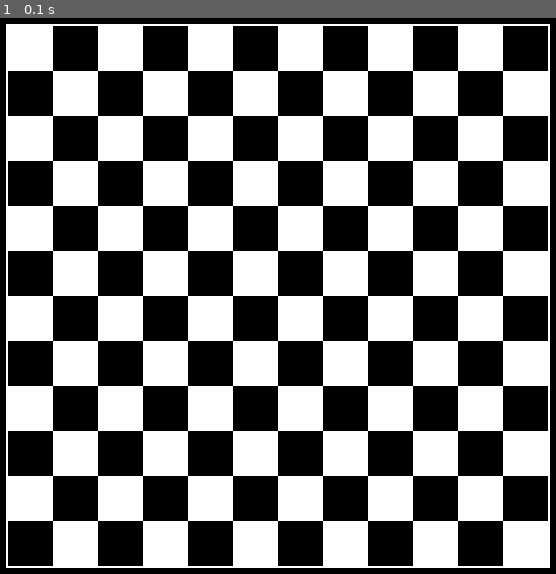
Above: before the commit, frame 1.
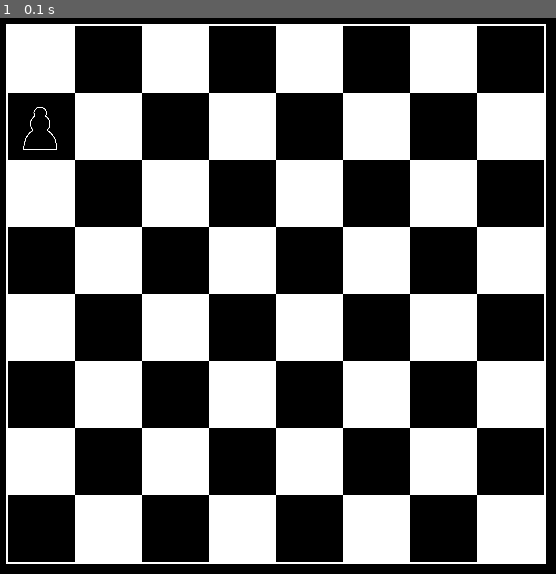
Above: after the commit, the same moment.

Repository: dprofe07/pygameChess
Game: pygame game, started from main.py
The game is run twice, just before and just after one commit, with the same random seed, the same clock (stepped at 60 frames per second) and the same inputs.
Inputs:
- Up to frame 1 (0.1 s): no input

The runs differ from the first frame. In frame 1, 48% of the frame differs, in the area x 1-99%, y 1-99%.

Commit message:
add figures, pawns

Diff:
--- a/board.py
+++ b/board.py
@@ -16,6 +16,7 @@
         self.hor_margin = 0
         self.cell_height = 0
         self.cell_width = 0
+        self.selected_cell = None
 
         self.screen_resized()
 
@@ -26,7 +27,17 @@
 
         for y in range(self.height):
             for x in range(self.width):
-                pygame.draw.rect(self.screen, self.cell(x, y).get_color(), [self.hor_margin + self.cell_width * x, self.vert_margin + self.cell_height * y, self.cell_width, self.cell_height])
+                img = self.cell(x, y).get_image()
+
+                self.screen.blit(
+                    img, img.get_rect(
+                        topleft=[
+                            self.hor_margin + self.cell_width * x,
+                            self.vert_margin + self.cell_height * y
+                        ]
+                    )
+                )
+
 
     def cell(self, x, y):
         return self.data[y][x]
@@ -46,3 +57,15 @@
 
         self.cell_width = (self.screen.get_width() - self.hor_margin * 2) // self.width
         self.cell_height = (self.screen.get_height() - self.vert_margin * 2) // self.height
+
+    def cell_by_coords(self, coords):
+        if (
+                coords[0] < self.hor_margin or
+                coords[1] < self.vert_margin or
+                coords[0] > self.hor_margin + (self.width * self.cell_width) or
+                coords[1] > self.vert_margin + (self.height * self.cell_height)
+        ):
+            return None
+        col = (coords[0] - self.hor_margin) // self.cell_width
+        row = (coords[1] - self.vert_margin) // self.cell_height
+        return self.cell(col, row)
--- a/cell.py
+++ b/cell.py
@@ -1,6 +1,6 @@
 import pygame
 
-from constants import WHITE_BOARD, BLACK_BOARD
+from constants import WHITE_BOARD, BLACK_BOARD, COLOR_CAN_GO
 
 
 class Cell:
@@ -8,10 +8,30 @@
         self.board = board
         self.row = row
         self.col = col
-        self.piece = None
+        self.figure = None
 
-    def get_color(self):
+    def get_image(self):
+        surf = pygame.surface.Surface((self.board.cell_width, self.board.cell_height))
         if (self.row + self.col) % 2 == 0:
-            return WHITE_BOARD
+            surf.fill(WHITE_BOARD)
         else:
-            return BLACK_BOARD
+            surf.fill(BLACK_BOARD)
+        if self.figure is not None:
+            surf.blit(self.figure.image, self.figure.image.get_rect(center=[surf.get_width() // 2, surf.get_height() // 2]))
+
+        if self.board.selected_cell is not None:
+            sel_cell = self.board.cell(*self.board.selected_cell)
+            if sel_cell.figure is not None and sel_cell.figure.can_move_to(self):
+                pygame.draw.circle(surf, COLOR_CAN_GO, [surf.get_width() //2, surf.get_height() // 2], surf.get_width() // 4)
+        return surf
+
+    @property
+    def width(self):
+        return self.board.cell_width
+
+    @property
+    def height(self):
+        return self.board.cell_height
+
+    def set_figure(self, figure):
+        self.figure = figure
--- a/constants.py
+++ b/constants.py
@@ -16,3 +16,6 @@
 
 WHITE_BOARD = Colors.WHITE
 BLACK_BOARD = Colors.BLACK
+
+
+COLOR_CAN_GO = [0, 127, 0]
--- /dev/null
+++ b/figures/figure.py
@@ -0,0 +1,29 @@
+import pygame
+
+from game import game
+
+
+class Figure:
+    def __init__(self, cell, name, img_path, player_id):
+        self.name = name
+        self.cell = cell
+        self.start_cell = cell
+        self.player_id = player_id
+        self.img_path = img_path
+
+    @property
+    def image(self):
+        img = pygame.image.load(self.img_path)
+
+        return pygame.transform.scale(img, [self.cell.width * 0.9, self.cell.height * 0.9])
+
+    def can_move_to(self, cell):
+        raise NotImplementedError()
+
+    def move_to(self, cell):
+        print('MOVE_TO()')
+        self.cell.figure = None
+        if cell.figure is not None:
+            game.figure_eaten(cell.figure)
+        cell.figure = self
+        self.cell = cell
--- /dev/null
+++ b/figures/pawn.py
@@ -0,0 +1,14 @@
+from figures.figure import Figure
+from game import game
+
+
+class Pawn(Figure):
+    def __init__(self, cell, player_id):
+        super().__init__(cell, 'Пешка', f'pics\\pawn_{game.get_color(player_id)}.png', player_id)
+
+    def can_move_to(self, cell):
+        delta_x = self.cell.col - cell.col
+        delta_y = self.cell.row - cell.row
+        if delta_x != 0 or delta_y != -1:
+            return False
+        return True
--- /dev/null
+++ b/game.py
@@ -0,0 +1,38 @@
+class Game:
+    def __init__(self):
+        self.black_player = 1
+        self.white_player = 2
+
+        self.board = None
+        self.continue_game = False
+
+        self.screen = None
+
+    def set_board(self, board):
+        self.board = board
+
+    def run(self):
+        if self.board is None:
+            print('Can\'t start game, game.board is None')
+            return
+        if self.screen is None:
+            print("Can't start game, game.screen is None")
+        self.continue_game = True
+
+    def set_screen(self, screen):
+        self.screen = screen
+
+    def stop(self):
+        self.continue_game = False
+
+    def get_color(self, player_id):
+        return {
+            self.white_player: 'white',
+            self.black_player: 'black'
+        }[player_id]
+
+    def figure_eaten(self, figure):
+        pass
+
+
+game = Game()
--- a/main.py
+++ b/main.py
@@ -4,21 +4,40 @@
 
 from constants import WIDTH, HEIGHT, BG
 from board import Board
+from figures.pawn import Pawn
+from game import game
 
 pygame.init()
 
+screen = pygame.display.set_mode((WIDTH, HEIGHT), pygame.RESIZABLE)
+game.set_screen(screen)
 
-screen = pygame.display.set_mode((WIDTH, HEIGHT), pygame.RESIZABLE)
+board = Board(screen, 8, 8, square_cells=True)
+game.set_board(board)
 
-game_continue = True
-board = Board(screen, 12, 12, square_cells=True)
+board.cell(0, 1).figure = Pawn(board.cell(0, 1), game.black_player)
 
-while game_continue:
+game.run()
+
+while game.continue_game:
     for evt in pygame.event.get():
         if evt.type == pygame.QUIT:
-            game_continue = False
+            game.stop()
         elif evt.type == pygame.WINDOWRESIZED:
             board.screen_resized()
+        elif evt.type == pygame.MOUSEBUTTONDOWN:
+            if evt.button == pygame.BUTTON_LEFT:
+                clicked_cell = board.cell_by_coords(evt.pos)
+                if board.selected_cell is None:
+                    if clicked_cell is None or clicked_cell.figure is None:
+                        board.selected_cell = None
+                    else:
+                        board.selected_cell = clicked_cell.col, clicked_cell.row
+                else:
+                    sel_cell = board.cell(*board.selected_cell)
+                    if sel_cell.figure.can_move_to(clicked_cell):
+                        sel_cell.figure.move_to(clicked_cell)
+                        board.selected_cell = None
 
     screen.fill(BG)
     board.draw()
Empty file added: figures/__init__.py
Binary file added: pics/pawn_black.png
Binary file added: pics/pawn_white.png
